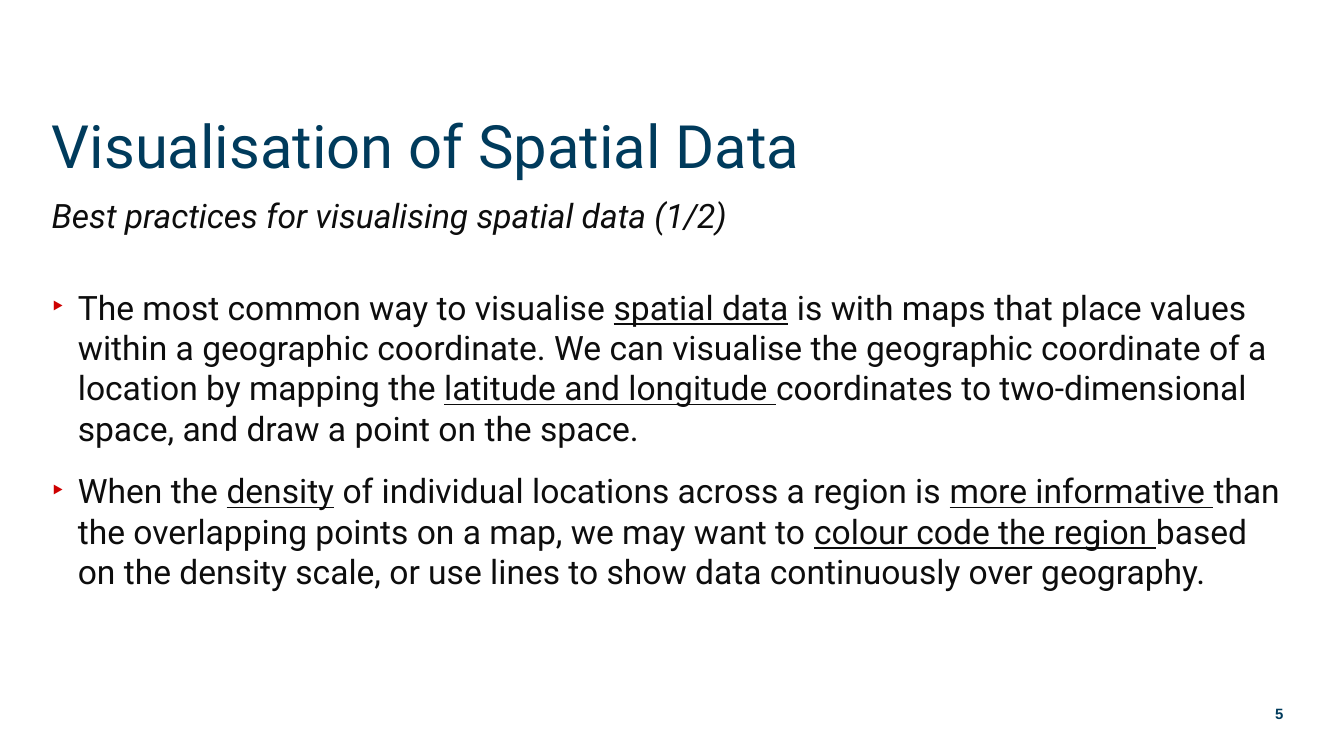
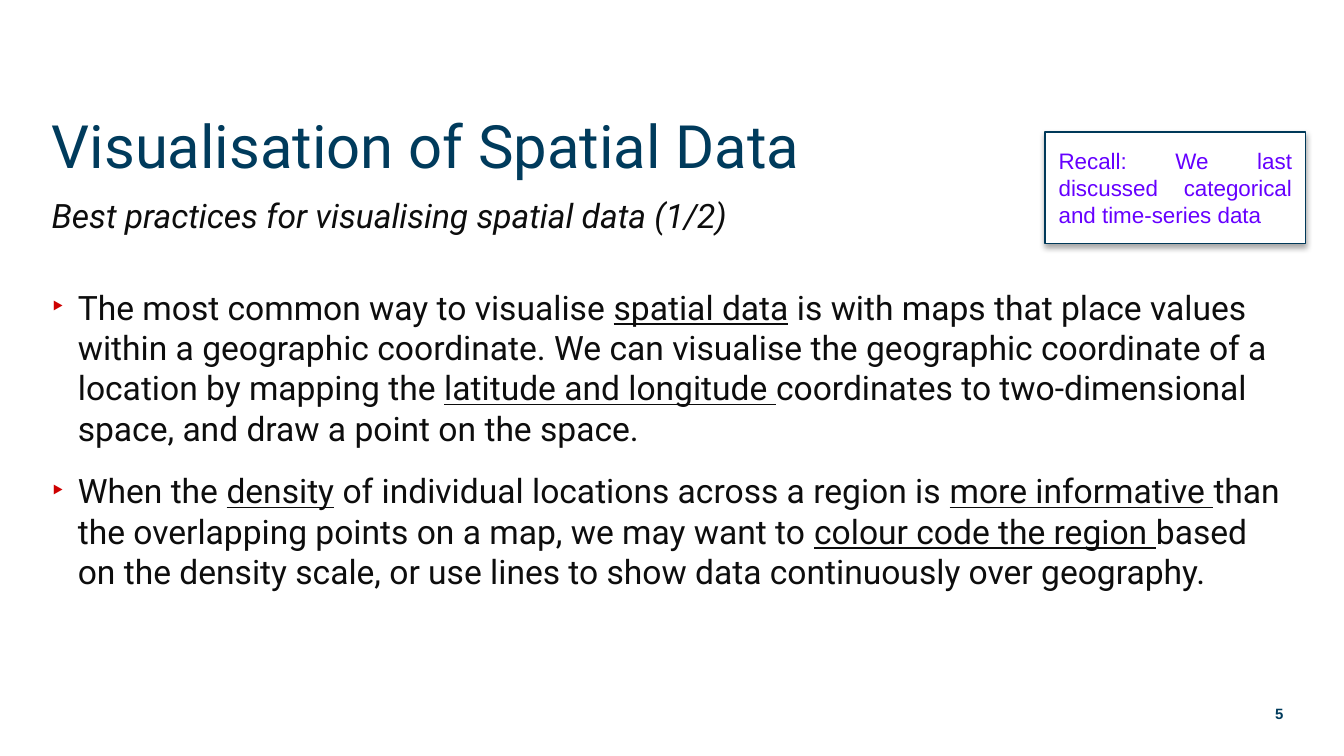
Before and after one commit to munishkumar-gh/munishkumar-gh.github.io, a slide deck: slide 5 of SuSS/2022_ANL201_Viz_Biz/3_Lecture/ANL201 Study Unit 5_2022 - Lecturer.pptx. Drawn at 1344x756 pixels with LibreOffice and Linux fonts; fonts in the diff are those of the drawing; background and template pictures are left out. Boxes give left, top, right and bottom in pixels: in the first picture for what was removed or moved away, otherwise in the second. Text is boxed around its words. In the diff, an @@ line names an element or a change of style, - is before the commit and + after.

```diff
--- a/SuSS/2022_ANL201_Viz_Biz/3_Lecture/ANL201 Study Unit 5_2022 - Lecturer.pptx
+++ b/SuSS/2022_ANL201_Viz_Biz/3_Lecture/ANL201 Study Unit 5_2022 - Lecturer.pptx
@@ rectangle added at bbox=[1046, 132, 1306, 243], fill #FFFFFF, outline #003A5A 0.75 pt, 12 pt, text #6600FF @@
+Recall: We last discussed categorical and time-series data
```
Also in this commit, not shown: 1 other slide changed.
